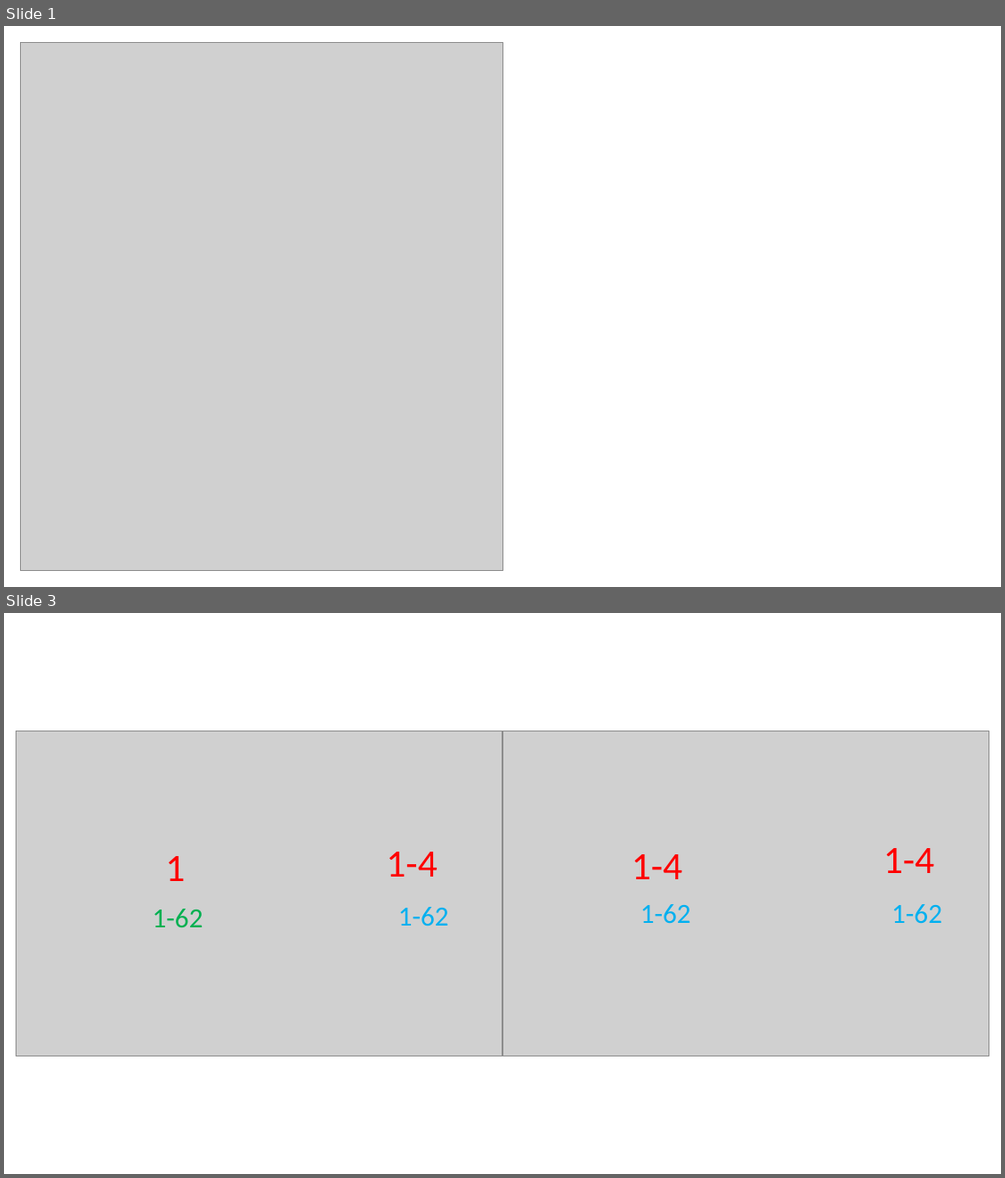
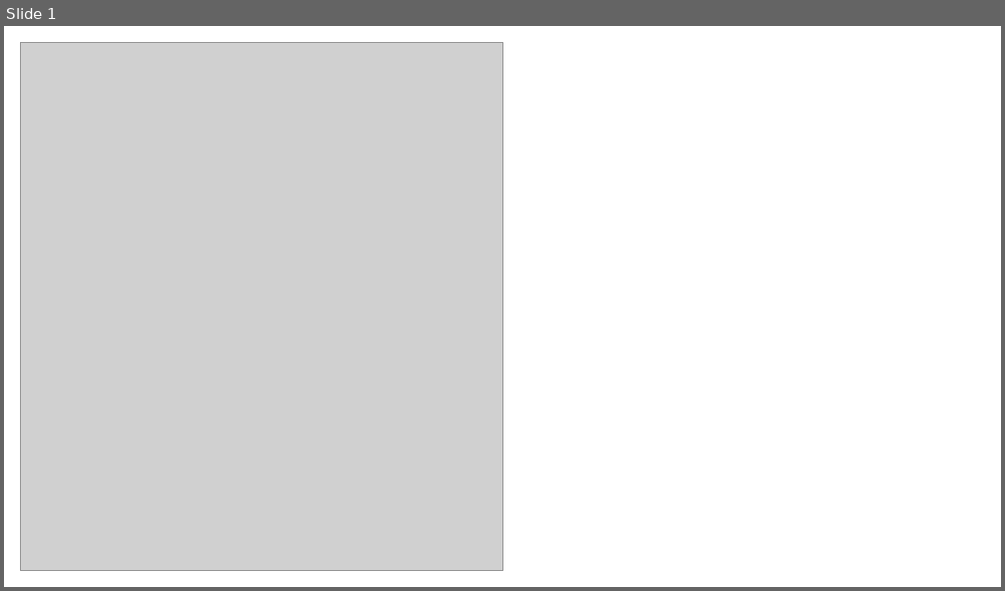
Before and after one commit to haishion7/haishion7.github.io, a slide deck: 海泩/家庭教育/assert/Materials.pptx. Shown one above the other, each under a label of ours: slides 1 and 3 before the commit, slide 1 after it; the slides between them are not shown. The pictures are 1005x1178 and 1005x591 pixels, drawn with LibreOffice and Linux fonts; fonts in the diff are those of the drawing; grey boxes stand for pictures. Boxes give left, top, right and bottom in pixels: in the first picture for what was removed or moved away, otherwise in the second. Text is boxed around its words. In the diff, an @@ line names an element or a change of style, - is before the commit and + after.

```diff
--- a/海泩/家庭教育/assert/Materials.pptx
+++ b/海泩/家庭教育/assert/Materials.pptx
@@ slide 3 removed at (x1=4, y1=613, x2=1001, y2=1174), background #FFFFFF @@
@@ group removed at (x1=16, y1=730, x2=989, y2=1055): 8 texts, 2 pictures @@
-1
-1-4
-1-62
-1-4
-1-4
-1-62
-1-62
-1-62
```
Also in this commit, not shown: 1 slide added, 1 other slide removed, 23 other files.
